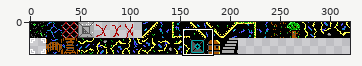
A sprite sheet gets an edit: assets/bg_16x16.png. The first picture is a wide view before the edit; the outline marks the close-up.
Close-up. Old version:
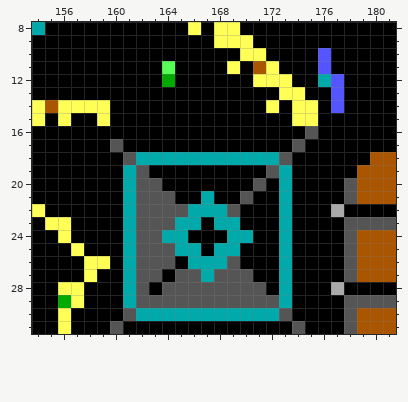
The file is 320x32 pixels. Shown: x 154..181, y 8..31.
Once edited:
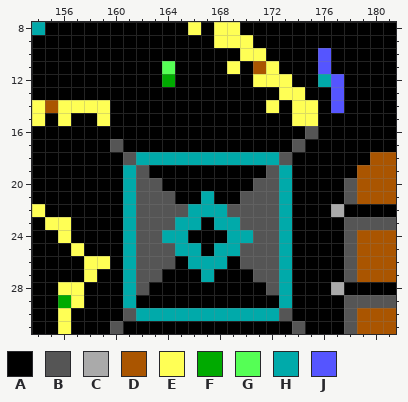
Palette (. is transparent): A #000000  B #555555  C #aaaaaa  D #aa5500  E #ffff55  F #00aa00  G #55ff55  H #00aaaa  J #5555ff
Change:
y 20: x 172 A -> B
y 21: x 171..172 AA -> BB
y 22..23: x 170..172 AAA -> BBB
y 24: x 171..172 AA -> BB
y 25: x 170..172 AAA -> BBB
y 26: x 169..172 BAAA -> ABBB
y 27: x 165..166 BB -> AA; x 168..172 BBBAA -> AAABB
y 28: x 164..172 BBBBBBBBA -> AAAAAAAAB
y 29: x 162..172 BBBBBBBBBBB -> AAAAAAAAAAA
Changed places in both close-ups, as pixel boxes (x1, y1, x2, y2):
changed: (136, 178, 279, 308)
